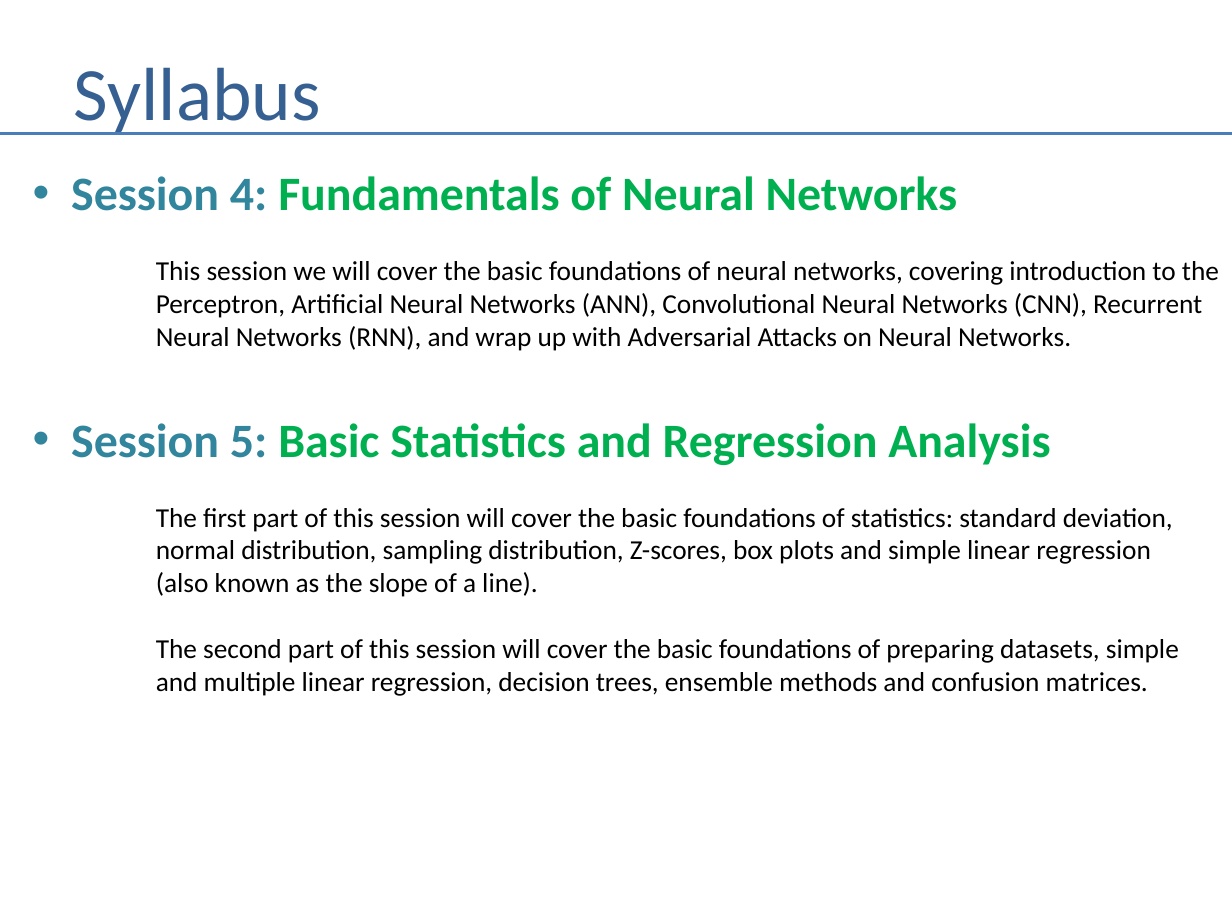
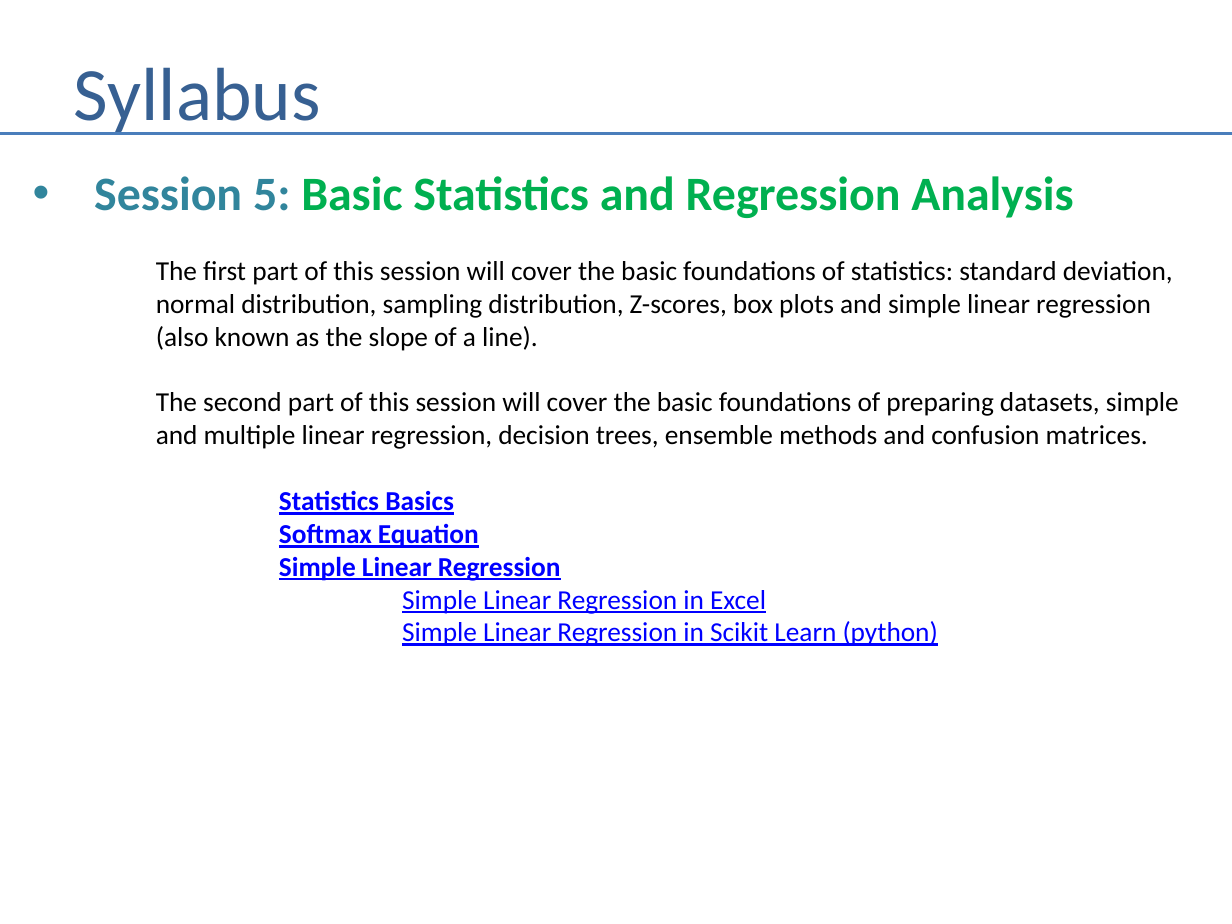
Before and after one commit to andrewferlitsch/Portland-Data-Science-Group, a slide deck: slide 7 of Presentations/AI Training Syllabus.pptx (slide 6 before the commit). Drawn at 1232x924 pixels with LibreOffice and Linux fonts; fonts in the diff are those of the drawing. Boxes give left, top, right and bottom in pixels: in the first picture for what was removed or moved away, otherwise in the second. Text is boxed around its words. In the diff, an @@ line names an element or a change of style, - is before the commit and + after.

Commit message:
updates to syllabus

```diff
--- a/Presentations/AI Training Syllabus.pptx
+++ b/Presentations/AI Training Syllabus.pptx
@@ text at (71,176,1219,351): paragraphs removed @@
-• Session 4: Fundamentals of Neural Networks
-This session we will cover the basic foundations of neural networks, covering introduction to the
-Perceptron, Artificial Neural Networks (ANN), Convolutional Neural Networks (CNN), Recurrent
-Neural Networks (RNN), and wrap up with Adversarial Attacks on Neural Networks.
@@ text at (94,176,1073,218): indent changed @@
@@ text at (279,490,938,646): paragraphs added @@
+Statistics Basics
+Softmax Equation
+Simple Linear Regression
+Simple Linear Regression in Excel
+Simple Linear Regression in Scikit Learn (python)
```
Also in this commit, not shown: 4 other slides changed, 1 slide added, 1 other file.
